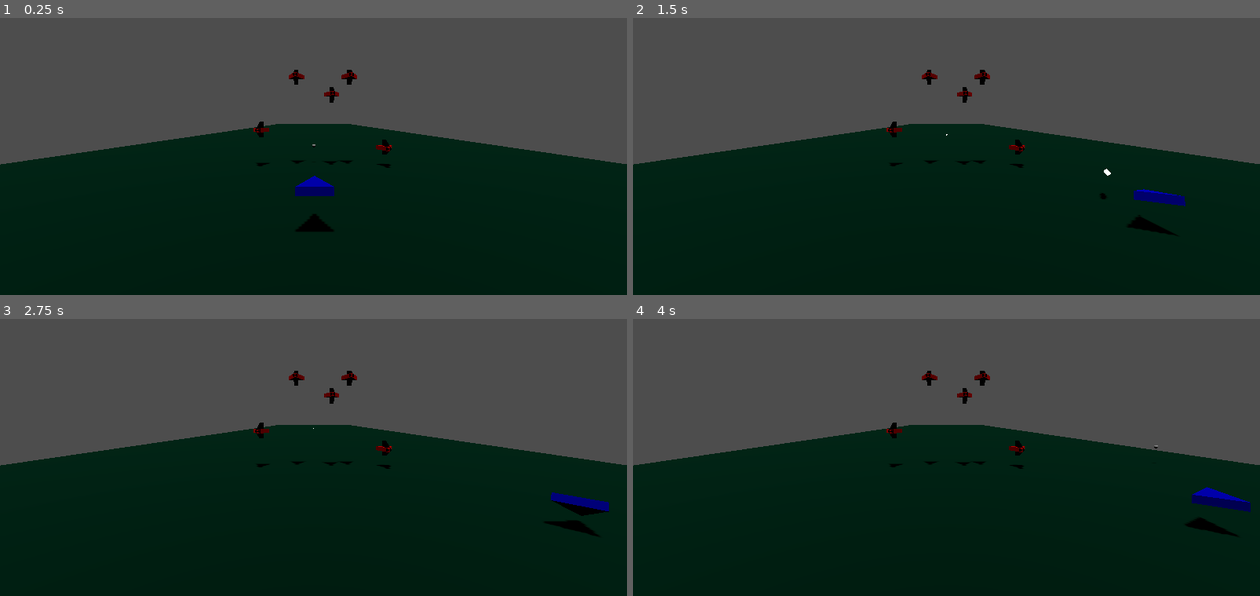
Above: before the commit, frames 1-4 (two rows, left to right).
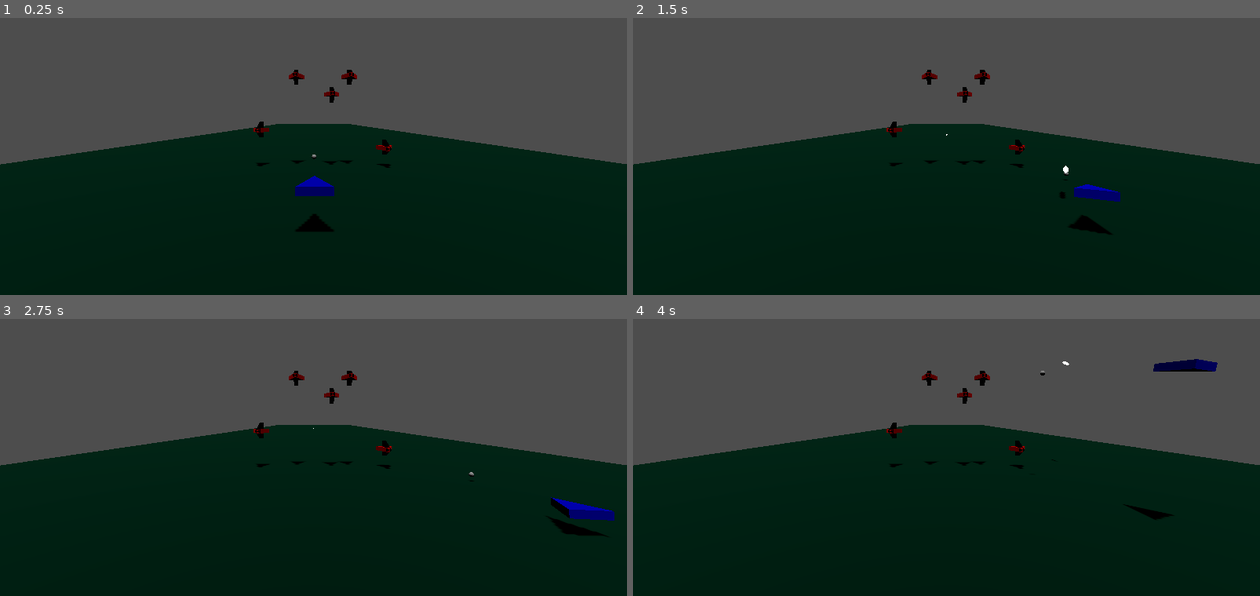
Above: after the commit, the same moments.

Repository: fredchien3/20-game-challenge
Game: Godot game, scene res://main/main.tscn
The game is run twice, just before and just after one commit, with the same random seed, the same clock (stepped at 60 frames per second) and the same inputs.
Inputs:
- Up to frame 1 (0.25 s): no input
- Up to frame 2 (1.5 s): tap Enter at 0.5 s; hold D (move_right) 0.53-1.28 s; hold Space (shoot) 0.53-1.28 s; hold S (move_down) from 1.28 s (still down); tap Space (shoot) at 1.35 s
- Up to frame 3 (2.75 s): release S (move_down) at 2.03 s; hold D (move_right) from 2.03 s (still down); hold Space (shoot) from 2.03 s (still down)
- Up to frame 4 (4 s): release D (move_right) at 2.78 s; release Space (shoot) at 2.78 s; hold W (move_up) 2.78-3.53 s; tap Space (shoot) at 2.85 s; hold A (move_left) from 3.53 s (still down); hold Space (shoot) from 3.53 s (still down)

The runs differ from the first frame. In frame 1, less than 0.1% of the frame differs, in the area x 49-51%, y 45-51%; in frame 2, 1.1%; in frame 3, 0.8%; in frame 4, 1.2%, in the area x 64-99%, y 14-79%.

Commit message:
Make aimer collide with walls, make projectiles not
- Adjust aimer and body speeds

Diff:
--- a/8--star-fox/main/main.tscn
+++ b/8--star-fox/main/main.tscn
@@ -30,6 +30,7 @@
 mesh = SubResource("PlaneMesh_4hihk")
 
 [node name="Box" type="StaticBody3D" parent="World" unique_id=1912403150]
+collision_layer = 8
 collision_mask = 0
 
 [node name="RightWall" type="CollisionShape3D" parent="World/Box" unique_id=528188949]
--- a/8--star-fox/project.godot
+++ b/8--star-fox/project.godot
@@ -52,6 +52,7 @@
 3d_physics/layer_1="world"
 3d_physics/layer_2="ship"
 3d_physics/layer_3="enemy"
+3d_physics/layer_4="box"
 
 [physics]
 
--- a/8--star-fox/ship/aimer.gd
+++ b/8--star-fox/ship/aimer.gd
@@ -1,16 +1,15 @@
-extends MeshInstance3D
+extends RigidBody3D
 
 @export var speed: float
 
 @onready var vertical_speed := speed * 0.85
 
 func _physics_process(_delta):
-	print(vertical_speed)
 	if Input.is_action_pressed("move_right"):
-		global_position.x += speed
+		linear_velocity.x += speed
 	if Input.is_action_pressed("move_left"):
-		global_position.x -= speed
+		linear_velocity.x -= speed
 	if Input.is_action_pressed("move_up"):
-		global_position.y += vertical_speed
+		linear_velocity.y += vertical_speed
 	if Input.is_action_pressed("move_down"):
-		global_position.y -= vertical_speed
+		linear_velocity.y -= vertical_speed
--- a/8--star-fox/ship/ship.gd
+++ b/8--star-fox/ship/ship.gd
@@ -8,6 +8,6 @@
 func _input(event: InputEvent) -> void:
 	if event.is_action_pressed("shoot"):
 		var projectile: RigidBody3D = ProjectileScene.instantiate()
-		projectile.global_position = body.global_position
+		projectile.position = body.global_position
 		projectile.basis = body.basis
 		projectile_shot.emit(projectile)
--- a/8--star-fox/ship/ship.tscn
+++ b/8--star-fox/ship/ship.tscn
@@ -19,6 +19,9 @@
 radius = 0.1
 height = 0.2
 
+[sub_resource type="SphereShape3D" id="SphereShape3D_r4tgf"]
+radius = 0.27271
+
 [node name="Ship" type="Node3D" unique_id=1787095866 node_paths=PackedStringArray("body") groups=["ship"]]
 script = ExtResource("1_jgjpc")
 ProjectileScene = ExtResource("2_2jgil")
@@ -26,9 +29,10 @@
 
 [node name="Body" type="CharacterBody3D" parent="." unique_id=948510795 node_paths=PackedStringArray("aimer")]
 collision_layer = 2
+collision_mask = 9
 script = ExtResource("3_1vtf4")
-aimer = NodePath("../Aimer")
-speed = 1.5
+aimer = NodePath("../Aimer/MeshInstance3D")
+speed = 2.5
 
 [node name="MeshInstance3D" type="MeshInstance3D" parent="Body" unique_id=1654616544]
 transform = Transform3D(0.8836188, 0, 0, 0, -4.371139e-08, 0.20310672, 0, -1, -8.878077e-09, 0, 0, 0)
@@ -38,8 +42,19 @@
 transform = Transform3D(1, 0, 0, 0, -4.371139e-08, 1, 0, -1, -4.371139e-08, 0, 6.339005e-09, 0.14501953)
 shape = SubResource("CapsuleShape3D_jgjpc")
 
-[node name="Aimer" type="MeshInstance3D" parent="." unique_id=1707650795]
+[node name="Aimer" type="RigidBody3D" parent="." unique_id=555276665]
 transform = Transform3D(1, 0, 0, 0, 1, 0, 0, 0, 1, 0, 0, -8.209224)
+collision_layer = 0
+collision_mask = 9
+gravity_scale = 0.0
+linear_damp = 16.0
+script = ExtResource("4_r4tgf")
+speed = 2.5
+
+[node name="MeshInstance3D" type="MeshInstance3D" parent="Aimer" unique_id=1707650795]
+transform = Transform3D(1, 0, 0, 0, 1, 0, 0, 0, 1, 0, 0, 4)
 mesh = SubResource("SphereMesh_2jgil")
-script = ExtResource("4_r4tgf")
-speed = 0.2
+
+[node name="CollisionShape3D" type="CollisionShape3D" parent="Aimer" unique_id=217130139]
+transform = Transform3D(1, 0, 0, 0, 1, 0, 0, 0, 1, 0, 0, 4)
+shape = SubResource("SphereShape3D_r4tgf")
